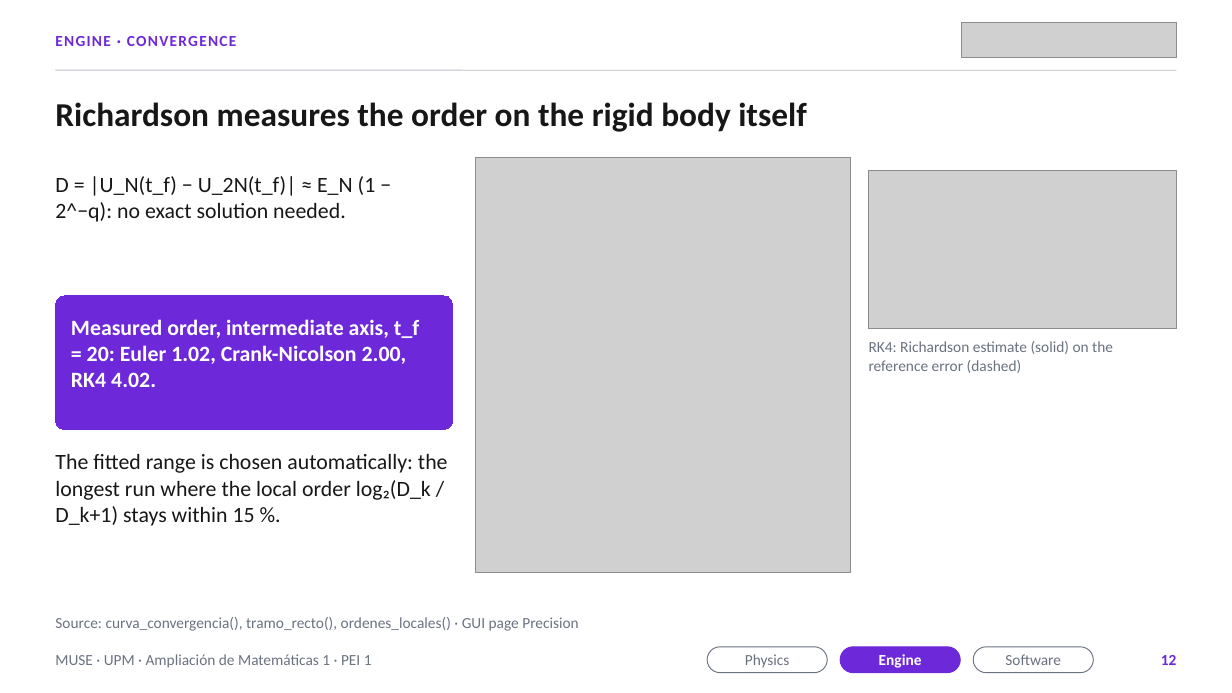
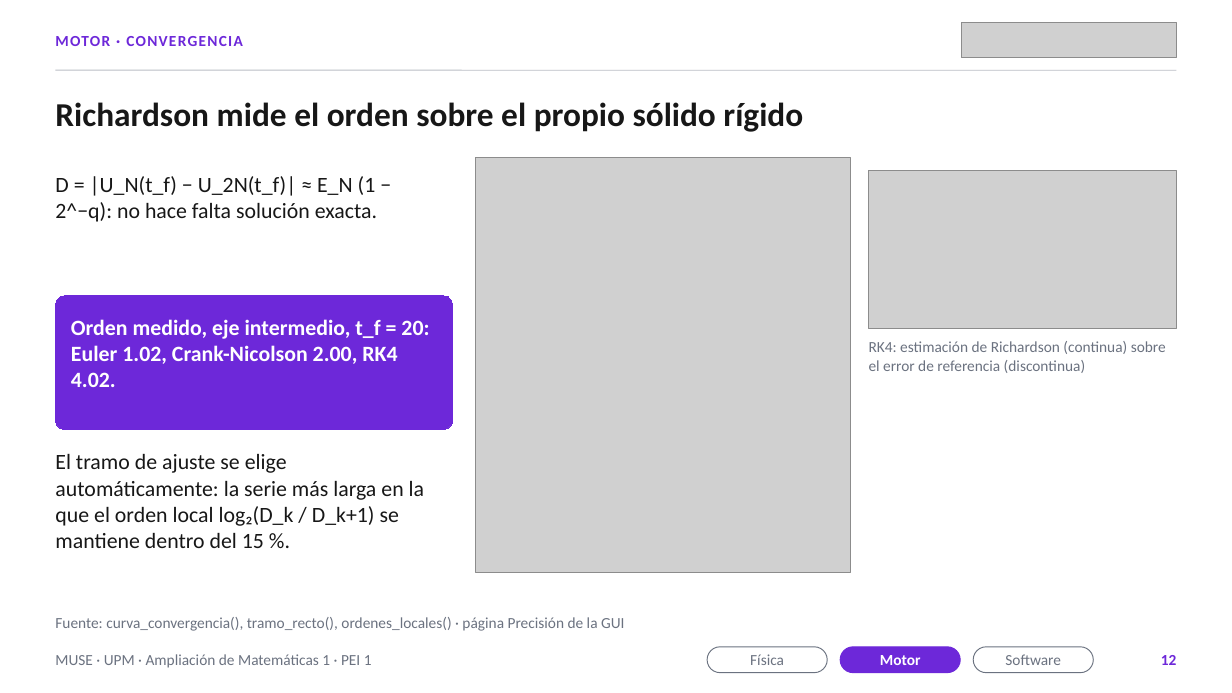
Before and after one commit to MP-19-creator/Grupo3-AmpliacionMatematicas, a slide deck: slide 12 of presentacion/PEI1_final.pptx. Drawn at 1232x693 pixels with LibreOffice and Linux fonts; fonts in the diff are those of the drawing; grey boxes stand for pictures. Boxes give left, top, right and bottom in pixels: in the first picture for what was removed or moved away, otherwise in the second. Text is boxed around its words. In the diff, an @@ line names an element or a change of style, - is before the commit and + after.

```diff
--- a/presentacion/PEI1_final.pptx
+++ b/presentacion/PEI1_final.pptx
@@ text at <box>55,36,243,46</box>: text changed @@
-ENGINE · CONVERGENCE
+MOTOR · CONVERGENCIA
@@ text at <box>55,102,803,132</box>: text changed @@
-Richardson measures the order on the rigid body itself
+Richardson mide el orden sobre el propio sólido rígido
@@ text at <box>55,176,377,222</box>: text changed @@
-D = |U_N(t_f) − U_2N(t_f)| ≈ E_N (1 − 2^−q): no exact solution needed.
+D = |U_N(t_f) − U_2N(t_f)| ≈ E_N (1 − 2^−q): no hace falta solución exacta.
@@ text in rounded rectangle at <box>71,319,429,387</box>: text changed @@
-Measured order, intermediate axis, t_f = 20: Euler 1.02, Crank-Nicolson 2.00, RK4 4.02.
+Orden medido, eje intermedio, t_f = 20: Euler 1.02, Crank-Nicolson 2.00, RK4 4.02.
@@ text at <box>869,341,1166,373</box>: text changed @@
-RK4: Richardson estimate (solid) on the reference error (dashed)
+RK4: estimación de Richardson (continua) sobre el error de referencia (discontinua)
@@ text at <box>55,454,424,548</box>: text changed @@
-The fitted range is chosen automatically: the longest run where the local order log₂(D_k / D_k+1) stays within 15 %.
+El tramo de ajuste se elige automáticamente: la serie más larga en la que el orden local log₂(D_k / D_k+1) se mantiene dentro del 15 %.
@@ text at <box>55,617,624,631</box>: text changed @@
-Source: curva_convergencia(), tramo_recto(), ordenes_locales() · GUI page Precision
+Fuente: curva_convergencia(), tramo_recto(), ordenes_locales() · página Precisión de la GUI
@@ text in rounded rectangle at <box>750,654,784,665</box>: text changed @@
-Physics
+Física
@@ text in rounded rectangle at <box>880,655,921,665</box>: text changed @@
-Engine
+Motor
```
Also in this commit, not shown: 30 other slides changed, 10 other files.
